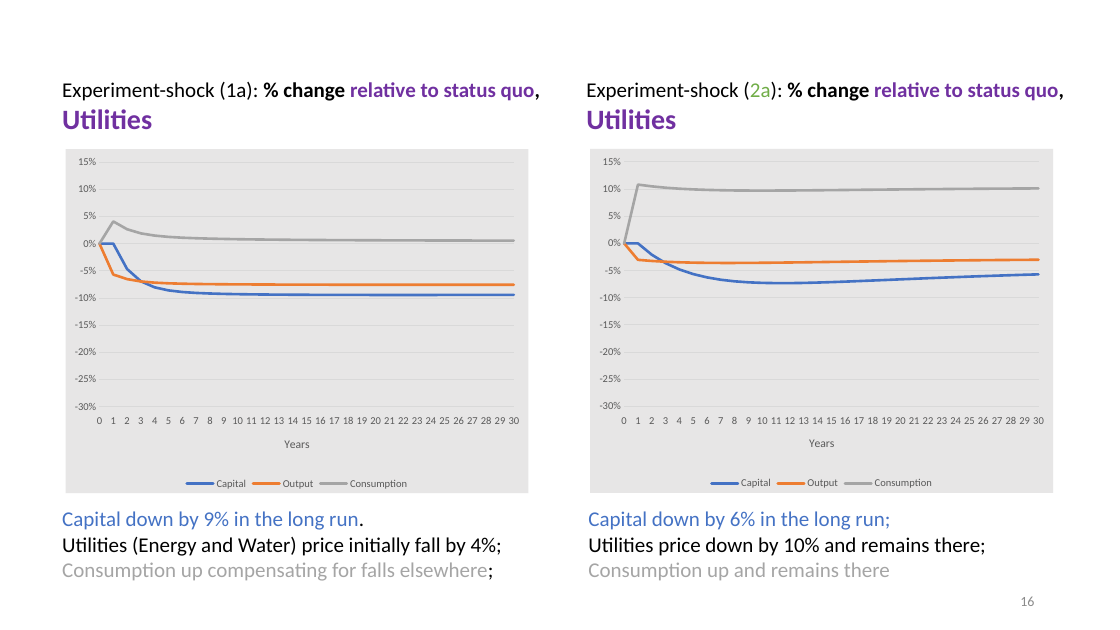
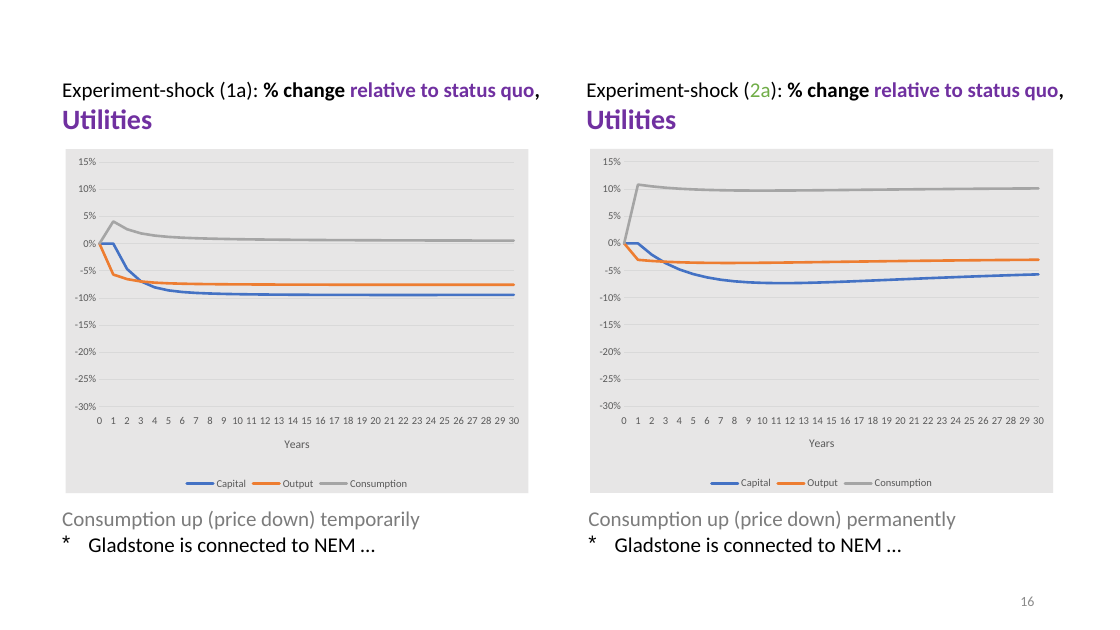
Before and after one commit to patrickocal/gladstone, a slide deck: slide 16 of powerpoint/glad-slides.pptx. Drawn at 1120x630 pixels with LibreOffice and Linux fonts; fonts in the diff are those of the drawing. Boxes give left, top, right and bottom in pixels: in the first picture for what was removed or moved away, otherwise in the second. Text is boxed around its words. In the diff, an @@ line names an element or a change of style, - is before the commit and + after.

```diff
--- a/powerpoint/glad-slides.pptx
+++ b/powerpoint/glad-slides.pptx
@@ text at bbox=[62, 511, 419, 552]: text changed; text colour #000000 to #7C7C7C @@
-Capital down by 9% in the long run.
-Utilities (Energy and Water) price initially fall by 4%;
-Consumption up compensating for falls elsewhere;
+Consumption up (price down) temporarily
+* Gladstone is connected to NEM …
@@ text at bbox=[588, 511, 956, 552]: text changed; text colour #000000 to #7C7C7C @@
-Capital down by 6% in the long run;
-Utilities price down by 10% and remains there;
-Consumption up and remains there
+Consumption up (price down) permanently
+* Gladstone is connected to NEM …
```
Also in this commit, not shown: 9 other slides changed, 1 other file.
